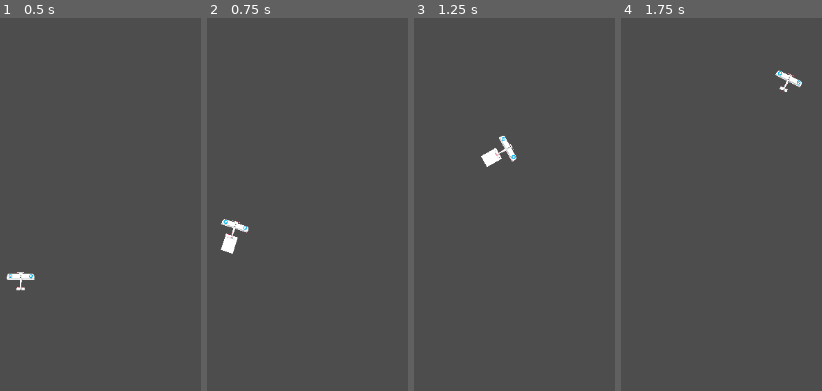
Above: before the commit, frames 1-4 (left to right).
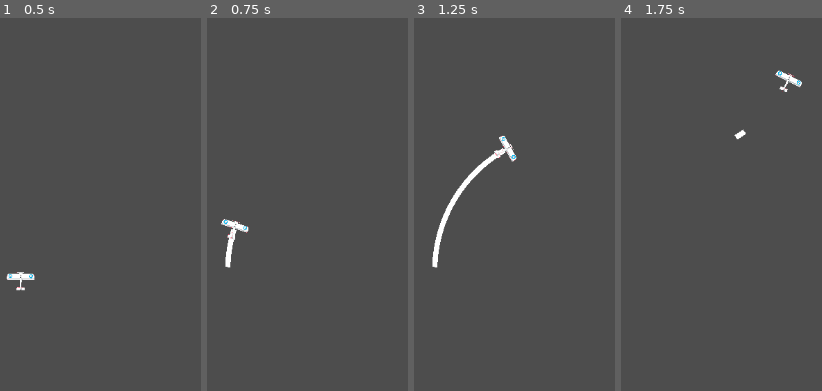
Above: after the commit, the same moments.

Repository: Levartar/2025-Brackeys-Game-Jam
Game: Godot game, scene res://scenes/game.tscn
Two runs of this game, one before a commit and one after it. Both use one fixed random seed, a clock stepped at 60 frames per second and the inputs below.
Inputs:
- Up to frame 1 (0.5 s): no input
- Up to frame 2 (0.75 s): hold D (right) from 0.53 s (still down); hold Space (deploy) from 0.53 s (still down)
- Up to frame 3 (1.25 s): keep holding D (right); keep holding Space (deploy)
- Up to frame 4 (1.75 s): release D (right) at 1.28 s; release Space (deploy) at 1.28 s; hold A (left) from 1.28 s (still down); tap Space (deploy) at 1.35 s

Frame 1 is identical in both runs. In frame 2, 0.3% of the frame differs, in the area x 6-16%, y 56-68%; in frame 3, 1.2%, in the area x 8-46%, y 34-68%; in frame 4, less than 0.1%.

Commit message:
implemented basic trail logic

Diff:
--- a/scenes/game.tscn
+++ b/scenes/game.tscn
@@ -1,11 +1,14 @@
-[gd_scene load_steps=2 format=3 uid="uid://6bypeyngjdqj"]
+[gd_scene load_steps=3 format=3 uid="uid://6bypeyngjdqj"]
 
 [ext_resource type="PackedScene" uid="uid://chmmcxfcwm47k" path="res://scenes/plane.tscn" id="1_uwrxv"]
+[ext_resource type="PackedScene" uid="uid://xhg61dett2ax" path="res://scenes/trail.tscn" id="2_yqjtg"]
 
 [node name="Game" type="Node2D"]
+
+[node name="Camera2D" type="Camera2D" parent="."]
+zoom = Vector2(0.75, 0.75)
 
 [node name="Plane" parent="." instance=ExtResource("1_uwrxv")]
 position = Vector2(297.99997, 274)
 
-[node name="Camera2D" type="Camera2D" parent="."]
-zoom = Vector2(0.75, 0.75)
+[node name="Trail" parent="." instance=ExtResource("2_yqjtg")]
--- a/scenes/plane.tscn
+++ b/scenes/plane.tscn
@@ -1,25 +1,13 @@
-[gd_scene load_steps=4 format=3 uid="uid://chmmcxfcwm47k"]
+[gd_scene load_steps=3 format=3 uid="uid://chmmcxfcwm47k"]
 
 [ext_resource type="Script" uid="uid://bixmy1rxh6nsm" path="res://scripts/plane.gd" id="1_206p1"]
 [ext_resource type="Texture2D" uid="uid://d1nhcwy286k7k" path="res://assets/plane.png" id="1_dt3pm"]
-
-[sub_resource type="RectangleShape2D" id="RectangleShape2D_206p1"]
-size = Vector2(24, 33)
 
 [node name="Plane" type="CharacterBody2D"]
 rotation = 0.011300007
 script = ExtResource("1_206p1")
 
-[node name="CollisionShape2D" type="CollisionShape2D" parent="."]
-position = Vector2(0, 28.5)
-shape = SubResource("RectangleShape2D_206p1")
-
-[node name="ColorRect" type="ColorRect" parent="."]
-offset_left = -11.764258
-offset_top = 12.050643
-offset_right = 12.062207
-offset_bottom = 44.93023
-
 [node name="Sprite2D" type="Sprite2D" parent="."]
+z_index = 1
 scale = Vector2(0.08000028, 0.08000028)
 texture = ExtResource("1_dt3pm")
--- /dev/null
+++ b/scenes/trail.tscn
@@ -0,0 +1,7 @@
+[gd_scene load_steps=2 format=3 uid="uid://xhg61dett2ax"]
+
+[ext_resource type="Script" uid="uid://bas2jbxe76cis" path="res://scripts/trail.gd" id="1_rsj4o"]
+
+[node name="Trail" type="Line2D"]
+points = PackedVector2Array(0, 0, 0, 5)
+script = ExtResource("1_rsj4o")
--- a/scripts/plane.gd
+++ b/scripts/plane.gd
@@ -5,21 +5,26 @@
 
 var rotation_direction = 0
 var deploying: bool = false
-@onready var color_rect = $ColorRect
+var last_deployment_state: bool = false
+var trail: Line2D
 
 func _ready() -> void:
-  color_rect.visible = false
+  trail = get_parent().get_node("Trail")
 
 func get_input():
   rotation_direction = Input.get_axis("left", "right")
   velocity = transform.y * -1 * speed
   deploying = Input.is_action_pressed("deploy")
 
+func _process(_delta: float) -> void:
+  if deploying != last_deployment_state:
+    trail.deploying = !trail.deploying
+    if deploying:
+      trail.clear_points()
+    last_deployment_state = deploying
+
+
 func _physics_process(delta):
   get_input()
-  if deploying and not color_rect.visible:
-    color_rect.visible = true
-  elif not deploying and color_rect.visible:
-    color_rect.visible = false
   rotation += rotation_direction * rotation_speed * delta
   move_and_slide()
--- /dev/null
+++ b/scripts/trail.gd
@@ -0,0 +1,23 @@
+extends Line2D
+
+@export var max_points = 50
+@export var min_distance = 5
+
+var plane: CharacterBody2D
+var deploying: bool
+
+func _ready() -> void:
+  clear_points()
+  plane = get_parent().get_node("Plane")
+
+func _process(_delta):
+  if plane == null:
+    return
+
+  var pos = plane.global_position
+
+  if deploying and (points.is_empty() or pos.distance_to(points[-1]) > min_distance):
+    add_point(pos)
+
+  while points.size() > max_points:
+    clear_points()
Not shown, added: scripts/trail.gd.uid
